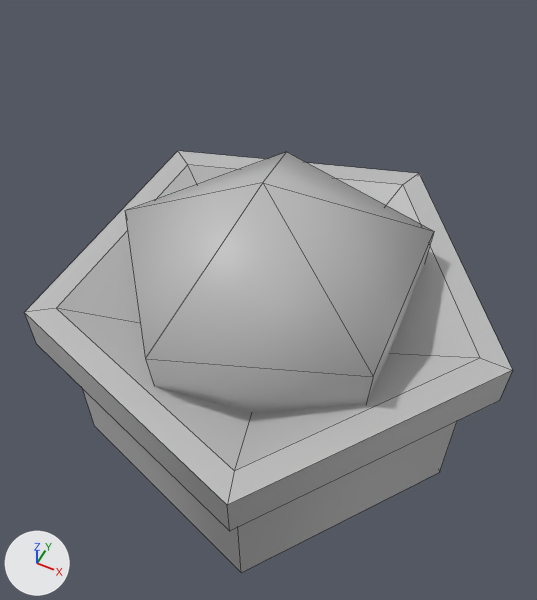
What one commit did to the FBX model Assets/Res/Models/New/Kaktus.fbx.
The view is the same before and after, from a camera (50 mm lens) standing at (1.06, -2.17, 3.07) and looking at (0.06, -0.15, 0.55). Every picture has the same lights, and +X, +Y and +Z are marked at lower left. Mesh edges are drawn as thin lines. Where no turn or scale is listed for an object, it has been applied to the vertices.

Objects in the first picture: 'Kaktus'.
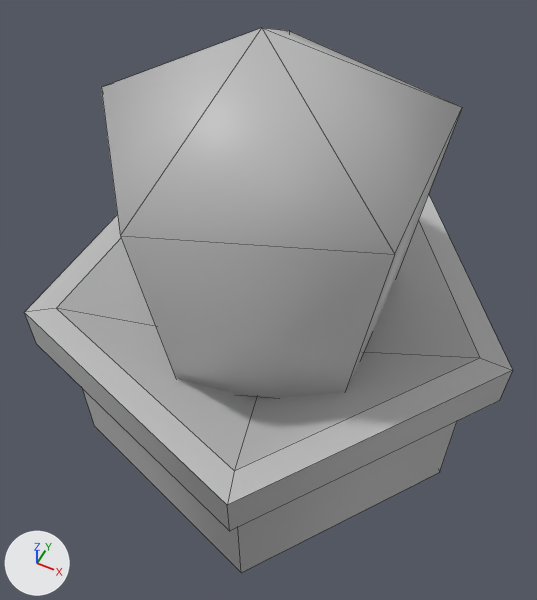
The newer file is also rescaled (x0.133) as a whole; pictures and numbers use the older file's frame.

What differs and where, as boxes (x1, y1, x2, y2) in the pictures (537 x 600 px; the box of a moved part takes in the faces that stretch with it):
'Kaktus', reshaped (29% taller): before (24, 151, 512, 572); after (24, 28, 512, 572)
part 1 of me_mesh, moved or reshaped: before (367, 233, 434, 400); after (346, 109, 462, 389)
part 2 of me_mesh, moved or reshaped: before (125, 152, 434, 376); after (101, 28, 462, 254)
part 3 of me_mesh, moved or reshaped: before (145, 359, 373, 413); after (120, 236, 395, 398)

Diff of the bpy script that builds the scene:
```diff
--- a/Assets/Res/Models/New/Kaktus.fbx.py
+++ b/Assets/Res/Models/New/Kaktus.fbx.py
@@ me_mesh @@
 me_mesh.from_pydata(...)  # 37 vertices, 30 faces; spans x -0.93..1.15, y -1.09..1.09, z -0.5..1.12
 # used by ob_kaktus; location = (0.0, 0.0, 0.0)
+# me_mesh part 1: the 1 vertex in x 0.59, y 0.47, z 0.28 is moved by (-0.11, -0.08, 0.0)
+# me_mesh part 2: all 6 vertices in x -0.77..0.66, y -0.76..0.72, z 0.68..1.12 are moved by (0.0, 0.0, 0.68)
+# me_mesh part 3: the 1 vertex in x -0.19, y -0.73, z 0.28 is moved by (0.02, 0.12, 0.0)
 me_mesh.materials.append(mat_lambert1)
```
